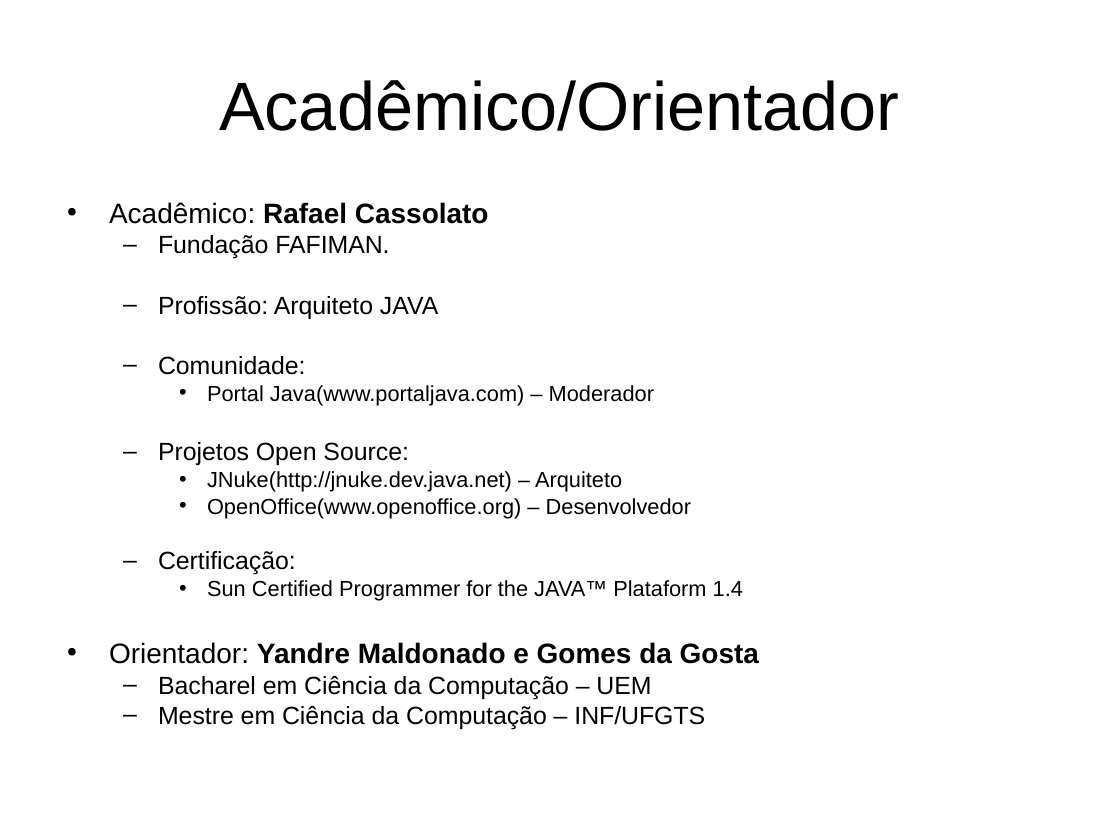
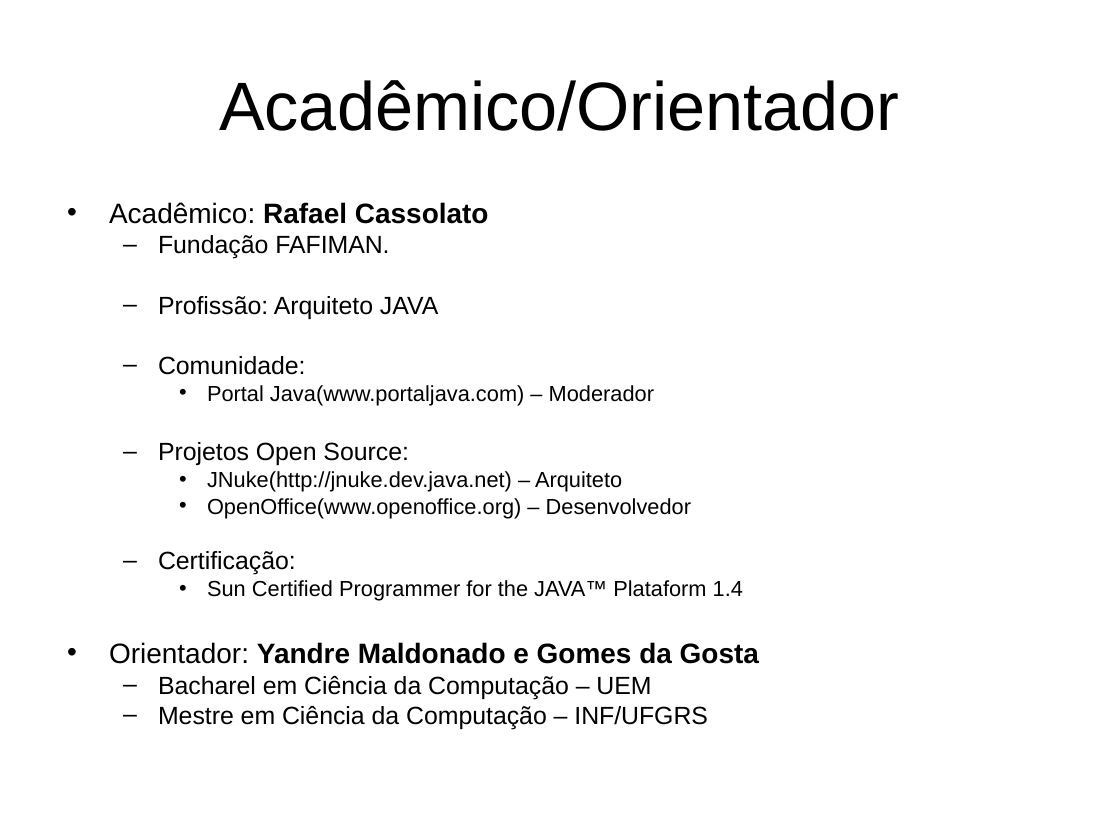
Before and after one commit to eduardoabreubg/sctmf, a slide deck: slide 2 of trunk/sctmf/documentation/Apresentação.ppt. Drawn at 1120x840 pixels with LibreOffice and Linux fonts; fonts in the diff are those of the drawing. Boxes give left, top, right and bottom in pixels: in the first picture for what was removed or moved away, otherwise in the second. Text is boxed around its words. In the diff, an @@ line names an element or a change of style, - is before the commit and + after.

```diff
--- a/trunk/sctmf/documentation/Apresentação.ppt
+++ b/trunk/sctmf/documentation/Apresentação.ppt
@@ text at [158, 706, 708, 730]: text changed @@
-  – Mestre em Ciência da Computação – INF/UFGTS
+  – Mestre em Ciência da Computação – INF/UFGRS
```
Also in this commit, not shown: 2 other slides changed.
